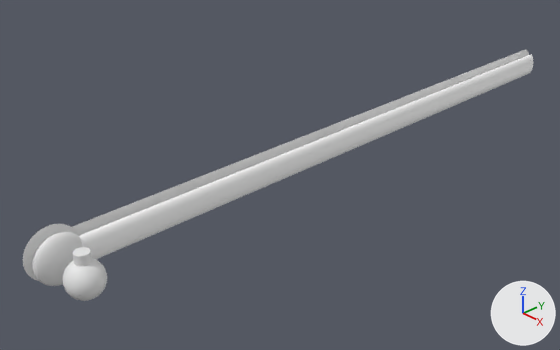
The Blender file Blends/healthbar.blend as it was, and as the next commit left it.
Rendered twice from a 50 mm lens placed at (5.47, -6.5, 3.69), pointed at (-0.37, -1.0, -0.34). Every picture has the same lights, and +X, +Y and +Z are marked at lower right.
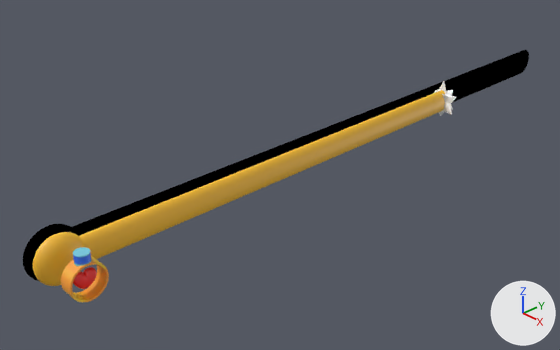
Patch to the scene script:
```diff
--- a/Blends/healthbar.blend.py
+++ b/Blends/healthbar.blend.py
@@ mat_material_001 @@
+mat_material_001 = bpy.data.materials.new('Material.001')
+# uses the picture img_circle_base_color
+# uses the picture img_material_001_specular_ior_level
@@ me_cylinder @@
 me_cylinder.from_pydata(...)  # 64 vertices, 34 faces; spans x -1.0..1.0, y -1.0..1.0, z -1.0..1.0
 # used by ob_cylinder; location = (0.0, -0.046, 0.0); rotation_euler = (-1.571, 0.0, 0.0), in degrees (-90, 0, 0); scale = (0.0619, 0.148, 3.74)
-me_cylinder.materials.append(mat_material)  # white #ffffff
+# me_cylinder part 3: texture (UV) coordinates of 34 of 34 faces, centred in x -0.99..0.99, y -0.99..0.99, z -1.0..1.0, changed; they spanned u 0.0..1.0, v 0.01..1.0 and now span u 0.08..0.81, v 0.24..0.97
+me_cylinder.materials.append(mat_material_001)
@@ me_sphere @@
 me_sphere.from_pydata(...)  # 482 vertices, 512 faces; spans x -1.0..1.0, y -1.0..1.0, z -1.0..1.0
+me_sphere.materials.append(mat_material_001)
@@ me_cylinder_001 @@
 me_cylinder_001.from_pydata(...)  # 64 vertices, 34 faces; spans x -1.0..1.0, y -1.0..1.0, z -1.0..1.0
+me_cylinder_001.materials.append(mat_material_001)
@@ me_circle @@
 # used by ob_circle; location = (-0.143, -3.976, 0.0); rotation_euler = (0.0, 1.571, 0.0), in degrees (0, 90, 0); scale = (0.276, 0.276, 0.276)
-me_circle.from_pydata(...)  # 51 vertices, 3 faces; spans x -1.0..1.0, y -1.0..28.7, z 0.0
+me_circle.from_pydata(...)  # 52 vertices, 3 faces; spans x -1.0..1.0, y -1.0..28.7, z 0.0
+# me_circle part 1
+# 2 faces are deleted
+# 1 vertex is added at (-0.6, 0.8, 0.0)
+# 2 new faces join them
+# me_circle part 2: 1 face spanning x -0.6..0.7, y 28.0..28.7, z 0.0 switches from no material to mat_material_001
+me_circle.materials.append(mat_material_001)
@@ ob_cylinder @@
 ob_cylinder = bpy.data.objects.new('Cylinder', me_cylinder)
-ob_cylinder.location = (0.0, -0.046, 0.0)
+ob_cylinder.location = (0.0, -1.117, 0.0)
 ob_cylinder.rotation_euler = (-1.571, 0.0, 0.0)  # degrees (-90, 0, 0)
-ob_cylinder.scale = (0.0619, 0.148, 3.74)
+ob_cylinder.scale = (0.0619, 0.148, 2.67)
@@ ob_sphere_001 @@
 ob_sphere_001.scale = (0.181, 0.181, 0.181)
+ob_sphere_001.hide_set(True)
@@ ob_heart_bottle @@
+ob_heart_bottle = bpy.data.objects.new('heart bottle', me_circle_002)  # 128 vertices, 128 faces; spans x -1.0..1.0, y -1.0..1.0, z -0.41..0.41
+ob_heart_bottle.location = (0.412, -3.976, 0.0)
+ob_heart_bottle.rotation_euler = (0.0, 1.571, 0.0)  # degrees (0, 90, 0)
+ob_heart_bottle.scale = (0.182, 0.182, 0.182)
@@ ob_icosphere @@
+ob_icosphere = bpy.data.objects.new('Icosphere', me_icosphere)  # 42 vertices, 80 faces; spans x -0.99..0.92, y -0.35..0.41, z -0.95..1.17
+ob_icosphere.location = (0.0, 1.557, 0.0)
+ob_icosphere.scale = (0.234, 0.234, 0.234)
@@ ob_heart @@
+ob_heart = bpy.data.objects.new('heart', me_plane_002)  # 26 vertices, 26 faces; spans x -1.83..1.41, y -1.73..1.73, z -1.21..0.04; modifiers SUBSURF
+ob_heart.location = (0.439, -3.972, -0.041)
+ob_heart.rotation_euler = (0.0, 1.571, 0.0)  # degrees (0, 90, 0)
+ob_heart.scale = (0.0696, 0.0696, 0.0696)
```

Boxes (x1, y1, x2, y2) around the edits, measured in the pictures (560 x 350 px; the box of a moved part takes in the faces that stretch with it):
'Cylinder', recoloured, surface changed, moved, rescaled (grey to orange, 19% narrower, 17% shorter): before (79, 55, 533, 259); after (79, 90, 445, 259)
'Sphere', recoloured (grey to orange): (33, 232, 83, 286) in both
'Sphere.001', hidden: before (63, 258, 107, 301)
'heart bottle', added: after (61, 256, 109, 302)
'heart', added: after (73, 267, 97, 289)
'Cylinder.001', recoloured: (73, 247, 92, 267) in both
'Icosphere', added: after (434, 82, 456, 116)
part 1 of me_circle, moved or reshaped: (23, 50, 524, 281) in both
part 2 of me_circle, recoloured: before (523, 50, 529, 57); after (521, 50, 529, 73)
